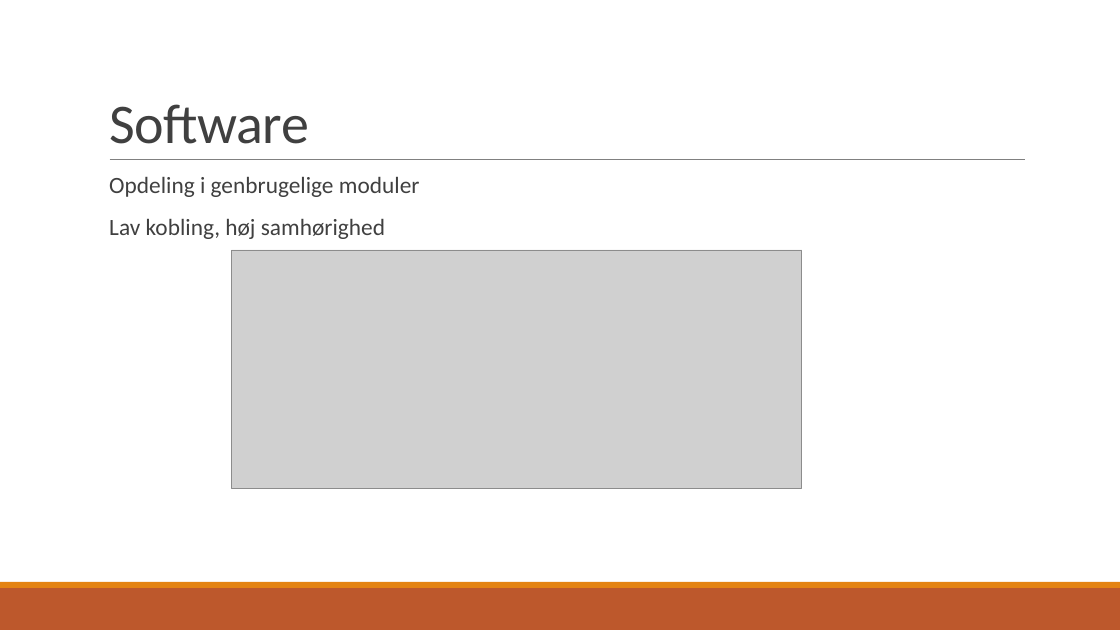
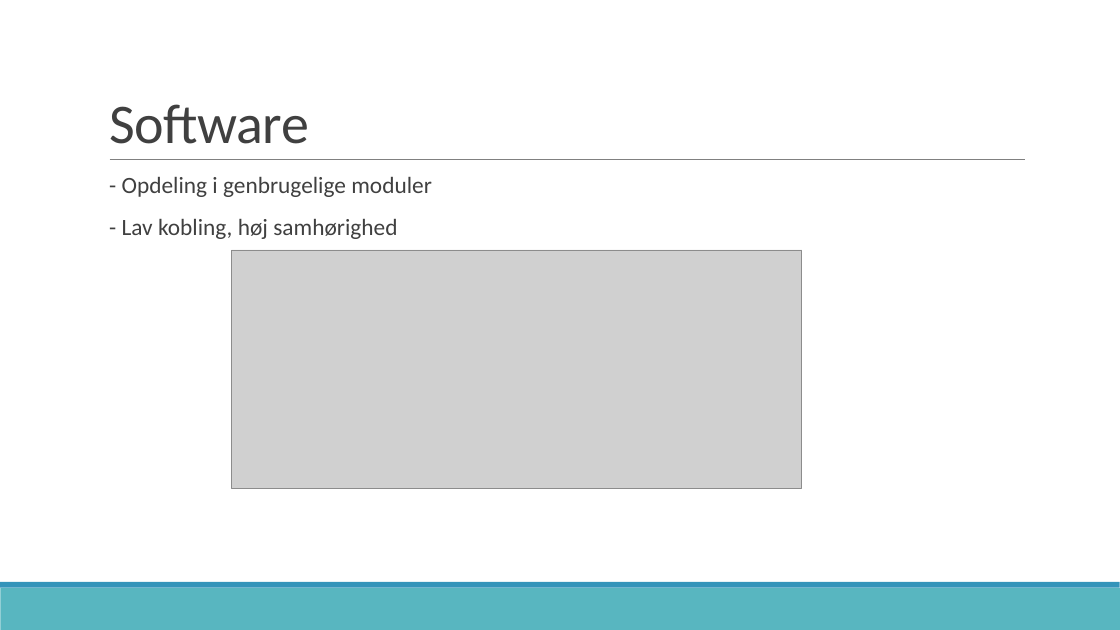
Before and after one commit to zeroregard/Automatic-Sonography, a slide deck: slide 12 of Præsentation_Eksamen.pptx. Drawn at 1120x630 pixels with LibreOffice and Linux fonts; fonts in the diff are those of the drawing; grey boxes stand for pictures. Boxes give left, top, right and bottom in pixels: in the first picture for what was removed or moved away, otherwise in the second. Text is boxed around its words. In the diff, an @@ line names an element or a change of style, - is before the commit and + after.

```diff
--- a/Præsentation_Eksamen.pptx
+++ b/Præsentation_Eksamen.pptx
@@ text at [122, 177, 432, 239]: text changed @@
-  Opdeling i genbrugelige moduler
-  Lav kobling, høj samhørighed
+  - Opdeling i genbrugelige moduler
+  - Lav kobling, høj samhørighed
@@ rectangle at [0, 588, 1120, 630]: fill #BD582C to #58B6C0 @@
@@ rectangle at [0, 582, 1120, 588]: fill #E48312 to #3494BA @@
```
Also in this commit, not shown: 13 other slides changed.
